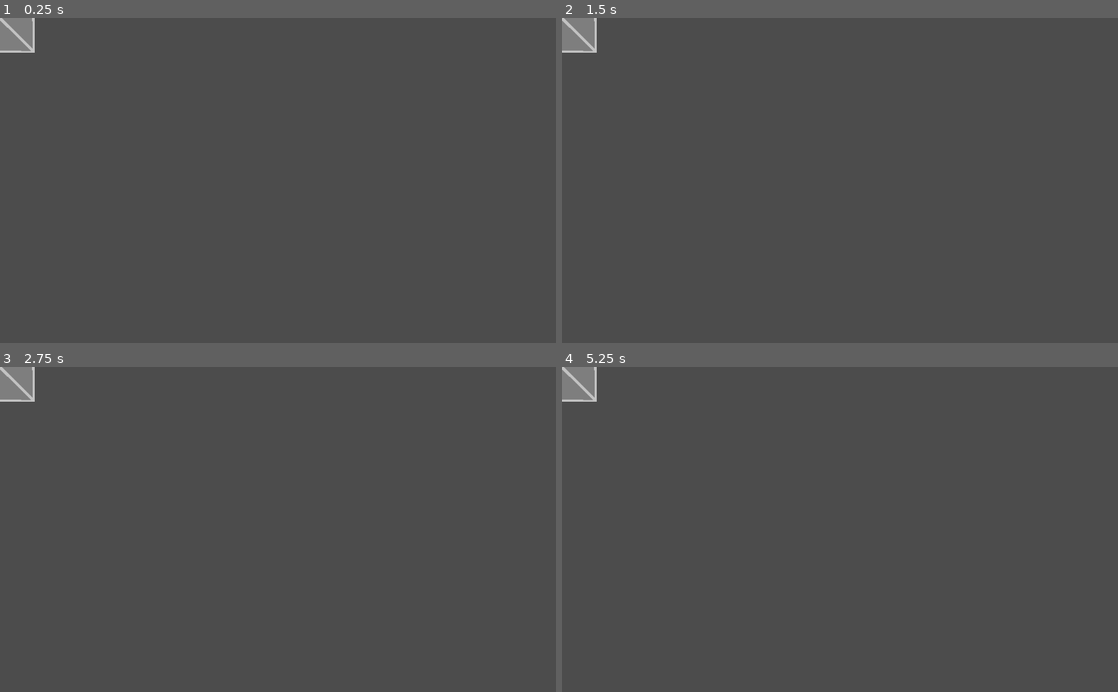
Above: before the commit, frames 1-4 (two rows, left to right).
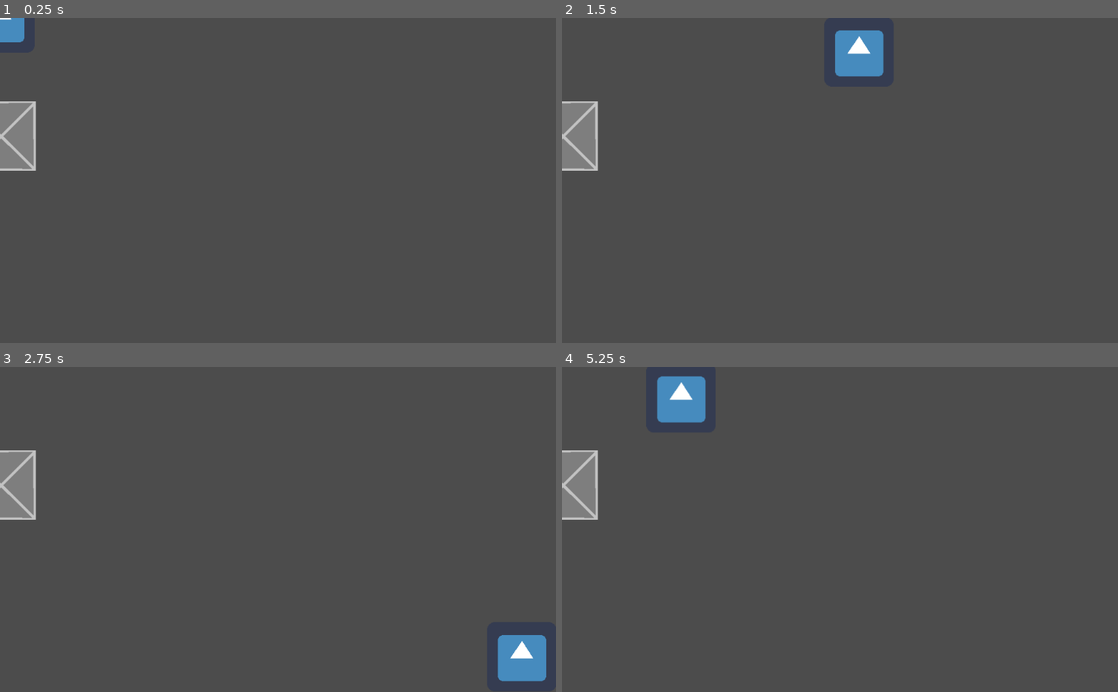
Above: after the commit, the same moments.

Repository: BraunTom/TrueTurnTurnTurn
Game: Godot game, scene res://level1/Node2D.tscn
Two runs of this game, one before a commit and one after it. Both use one fixed random seed, a clock stepped at 60 frames per second and the inputs below. Before the commit the project starts from res://Blocks/BasicBlock.tscn. The engine's default icon, where the game draws it, is replaced by a stand-in: a white triangle on a blue panel in a dark square.
Inputs:
- Up to frame 1 (0.25 s): no input
- Up to frame 2 (1.5 s): tap Enter at 0.5 s; hold Right (ui_right) 0.53-1.28 s; hold Down (ui_down) from 1.28 s (still down)
- Up to frame 3 (2.75 s): release Down (ui_down) at 2.03 s; hold Right (ui_right) from 2.03 s (still down)
- Up to frame 4 (5.25 s): release Right (ui_right) at 2.78 s; hold Up (ui_up) 2.78-3.53 s; tap Space at 3.5 s; hold Left (ui_left) 3.53-5.03 s; hold Down (ui_down) from 5.03 s (still down)

The runs differ from the first frame. In frame 1, 2.1% of the frame differs, in the area x 0-7%, y 0-48%; in frame 2, 3.3%; in frame 3, 3.3%; in frame 4, 3.3%, in the area x 0-26%, y 0-48%.

Commit message:
create a level

Diff:
--- a/TrueTurnTurnTurn/Blocks/BasicBlock.tscn
+++ b/TrueTurnTurnTurn/Blocks/BasicBlock.tscn
@@ -5,9 +5,9 @@
 [sub_resource type="RectangleShape2D" id=1]
 
 custom_solver_bias = 0.0
-extents = Vector2( 10, 10 )
+extents = Vector2( 10, 9.96218 )
 
-[node name="StaticBody2D" type="StaticBody2D" index="0"]
+[node name="StaticBody2D" type="StaticBody2D"]
 
 input_pickable = false
 collision_layer = 1
--- a/TrueTurnTurnTurn/Player.tscn
+++ b/TrueTurnTurnTurn/Player.tscn
@@ -17,7 +17,7 @@
 custom_solver_bias = 0.0
 extents = Vector2( 10, 10 )
 
-[node name="Player" type="KinematicBody2D" index="0"]
+[node name="Player" type="KinematicBody2D"]
 
 input_pickable = false
 collision_layer = 1
--- /dev/null
+++ b/TrueTurnTurnTurn/level1/Node2D.tscn
@@ -0,0 +1,12 @@
+[gd_scene load_steps=3 format=2]
+
+[ext_resource path="res://Player.tscn" type="PackedScene" id=1]
+[ext_resource path="res://Blocks/BasicBlock.tscn" type="PackedScene" id=2]
+
+[node name="Level1" type="Node2D" index="0"]
+
+[node name="Player" parent="." index="0" instance=ExtResource( 1 )]
+
+[node name="StaticBody2D" parent="." index="1" instance=ExtResource( 2 )]
+
+position = Vector2( 2.06242, 217.738 )
--- a/TrueTurnTurnTurn/project.godot
+++ b/TrueTurnTurnTurn/project.godot
@@ -11,7 +11,7 @@
 [application]
 
 config/name="New Game Project"
-run/main_scene="res://Blocks/BasicBlock.tscn"
+run/main_scene="res://level1/Node2D.tscn"
 config/icon="res://icon.png"
 
 [rendering]
